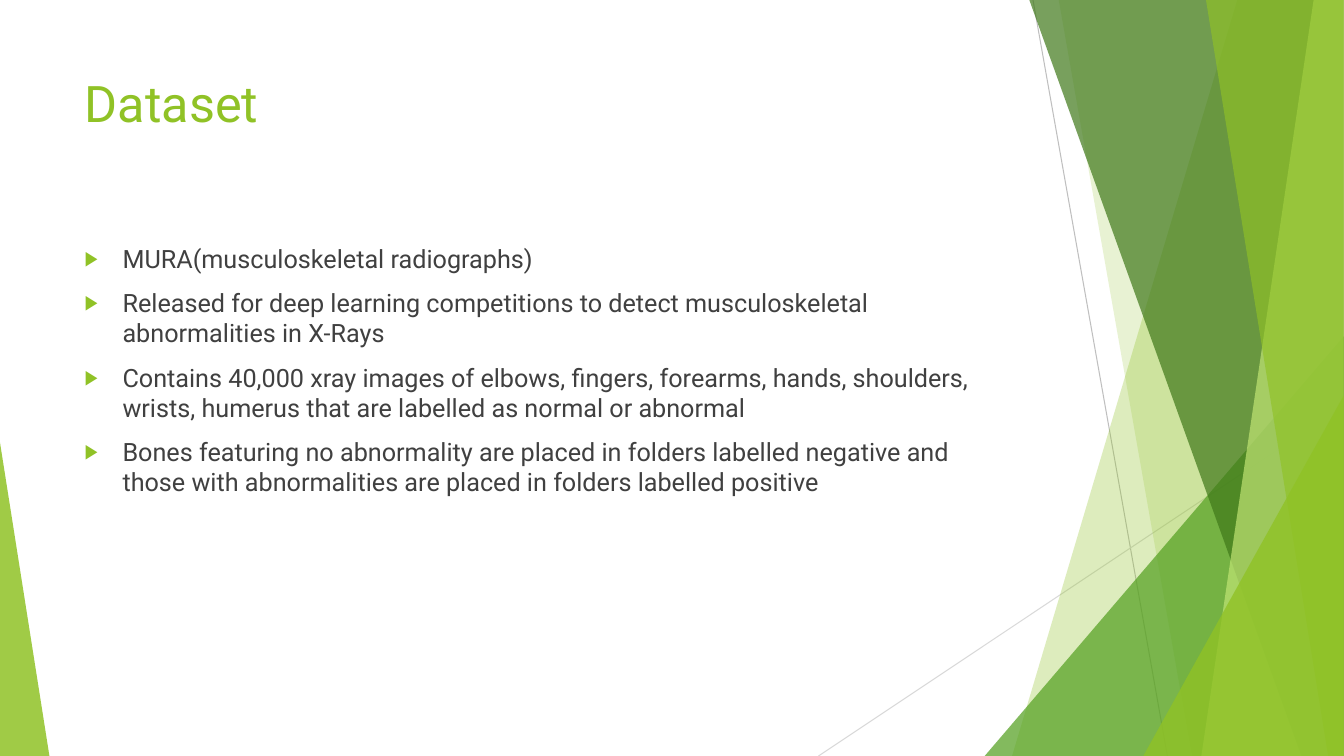
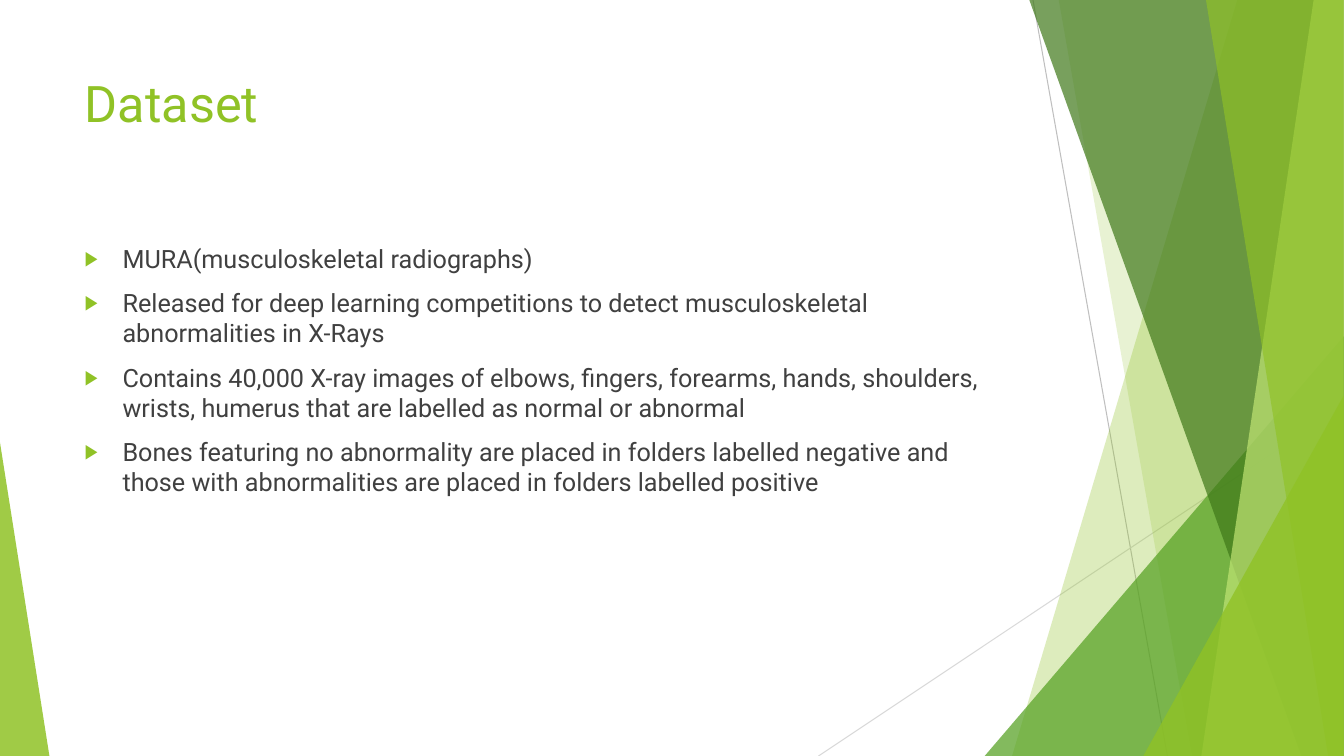
Before and after one commit to karsius/Broken-Bone-Detector, a slide deck: slide 4 of Fracture Detection Presentation.pptx. Drawn at 1344x756 pixels with LibreOffice and Linux fonts; fonts in the diff are those of the drawing. Boxes give left, top, right and bottom in pixels: in the first picture for what was removed or moved away, otherwise in the second. Text is boxed around its words. In the diff, an @@ line names an element or a change of style, - is before the commit and + after.

```diff
--- a/Fracture Detection Presentation.pptx
+++ b/Fracture Detection Presentation.pptx
@@ text at (123,368,977,421): text changed @@
-▶ Contains 40,000 xray images of elbows, fingers, forearms, hands, shoulders, wrists, humerus that are labelled as normal or abnormal
+▶ Contains 40,000 X-ray images of elbows, fingers, forearms, hands, shoulders, wrists, humerus that are labelled as normal or abnormal
```
Also in this commit, not shown: 5 other slides changed.
